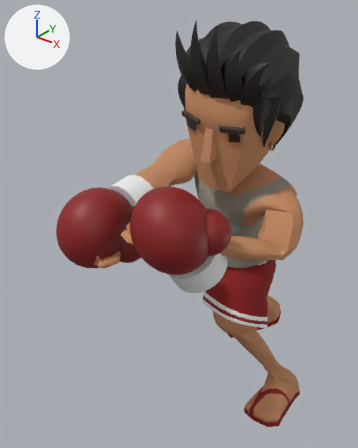
One commit to the glTF model public/avatares/av-boxeador-aposentado.glb: the scene before it, then after it.
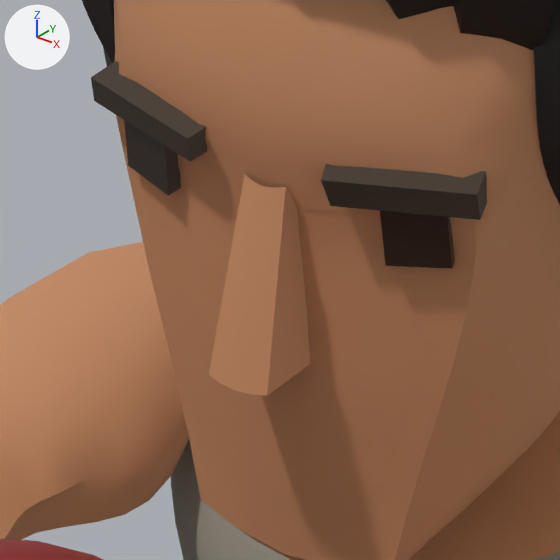
Each version appears first whole from a camera (50 mm lens) standing at (0.78, -1.225, 1.505) and looking at (-0.145, -0.069, 0.788), and next in a close-up on the part from 47% to 72% of the width and 22% to 42% of the height. Every picture has the same lights, and +X, +Y and +Z are marked at upper left. The last two pictures show the newer version. Vertices at exactly the same position are counted once.

Names of what the first close-up shows: 'Ad_luva_boxe_0_0'.
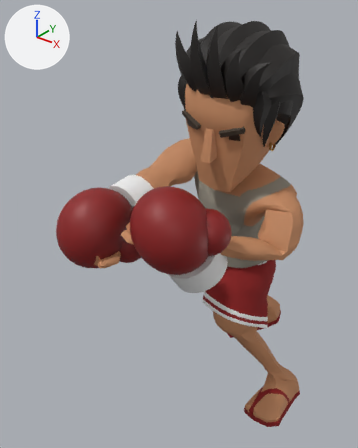
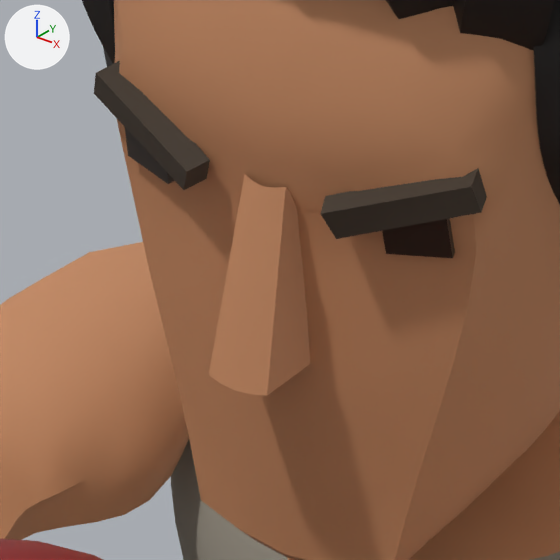
Diff of the bpy script that builds the scene:
```diff
--- a/public/avatares/av-boxeador-aposentado.glb.py
+++ b/public/avatares/av-boxeador-aposentado.glb.py
@@ me_ad_luva_boxe_0_0 @@
 me_ad_luva_boxe_0_0.from_pydata(...)  # 22541 vertices, 44716 faces; spans x -0.269..0.269, y -0.519..0.519, z 0.0..1.425
 # used by ob_ad_luva_boxe_0_0; location = (0.0, 0.0, 0.0)
+# me_ad_luva_boxe_0_0 part 1: the loose piece of 38 vertices spanning x 0.046..0.116, y -0.145..-0.106, z 1.146..1.165 is multiplied about its middle by the matrix ((0.955, 0.004, -0.271), (-0.008, 0.993, -0.012), (0.271, 0.014, 0.955)), then moved by (0.0, 0.0, -0.006)
+# me_ad_luva_boxe_0_0 part 2: the loose piece of 38 vertices spanning x -0.084..-0.014, y -0.149..-0.118, z 1.154..1.187 is multiplied about its middle by the matrix ((1.006, -0.022, 0.262), (0.017, 1.04, 0.019), (-0.263, -0.014, 1.006)), then moved by (0.0, 0.0, -0.006)
+# me_ad_luva_boxe_0_0 part 3: the loose piece of 38 vertices spanning x 0.062..0.1, y -0.131..-0.089, z 1.12..1.163 is multiplied about its middle by the matrix ((1.0, 0.0, -0.002), (0.001, 0.999, 0.006), (-0.036, 0.062, 0.721))
+# me_ad_luva_boxe_0_0 part 4: the loose piece of 38 vertices spanning x -0.069..-0.031, y -0.138..-0.098, z 1.133..1.18 is multiplied about its middle by the matrix ((1.0, 0.0, -0.002), (0.001, 0.999, 0.006), (-0.036, 0.062, 0.721))
 me_ad_luva_boxe_0_0.materials.append(mat_ad_couro_8e1b1b)
```

Location of each change, [x1, y1, x2, y2] in pixels of the close-ups (560 x 560 px; the box of a moved part takes in the faces that stretch with it):
part 1 of me_ad_luva_boxe_0_0, moved or reshaped
    before: [321, 163, 487, 220]
    after: [320, 168, 487, 239]
part 2 of me_ad_luva_boxe_0_0, moved or reshaped
    before: [91, 61, 207, 162]
    after: [94, 61, 210, 190]
part 3 of me_ad_luva_boxe_0_0, moved or reshaped
    before: [380, 211, 455, 268]
    after: [382, 218, 455, 258]
part 4 of me_ad_luva_boxe_0_0, moved or reshaped
    before: [124, 120, 181, 196]
    after: [125, 128, 175, 184]
